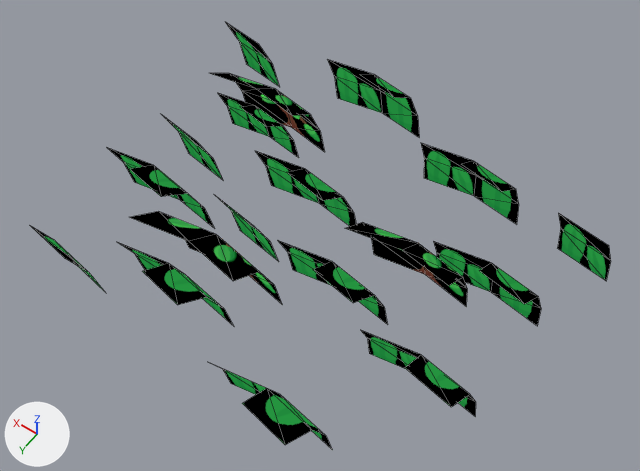
What one commit did to the glTF model scenes/levels/assets/grass/src/grass_2.gltf.
Before and after are seen from a 50 mm camera at (-1.23, 1.82, 2.94) aimed at (0.03, 0.06, 0.17). Lighting does not change. The marker at lower left points along +X, +Y and +Z. Mesh edges are drawn as thin lines. Vertices at the same position are counted once.

Objects in the first picture: 'Grass2Mesh'.
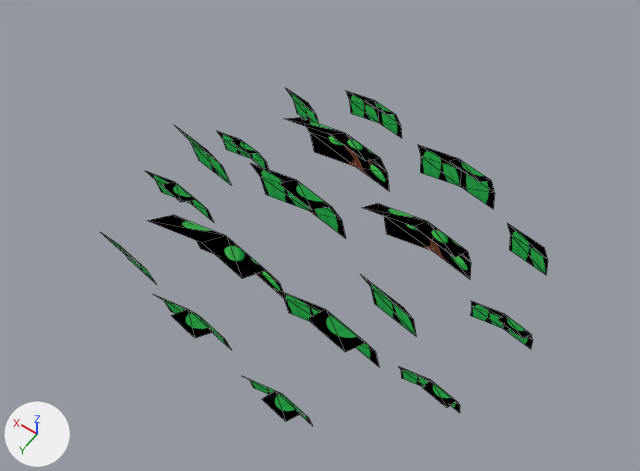
What changed in the scene script:
```text
Change me_grass2mesh_001:
    remove me_grass2mesh_001.from_pydata(...)  # 176 vertices, 156 faces; spans x -0.97..1.07, y -0.83..0.93, z -0.05..0.41
    add me_grass2mesh_001.from_pydata(...)  # 176 vertices, 156 faces; spans x -0.87..0.83, y -0.77..0.8, z -0.04..0.38
    me_grass2mesh_001 part 1: the loose piece of 11 vertices spanning x -0.36..0.1, y 0.11..0.37, z -0.02..0.39 is scaled about its middle by 0.922, then moved by (-0.09, 0.17, -0.01)
    me_grass2mesh_001 part 2: the loose piece of 11 vertices spanning x -0.83..-0.37, y 0.26..0.52, z -0.02..0.39 is scaled about its middle by 0.546, then moved by (-0.05, -0.02, -0.09)
    me_grass2mesh_001 part 3: the loose piece of 11 vertices spanning x 0.13..0.59, y 0.46..0.73, z -0.02..0.39 is scaled about its middle by 0.666, then moved by (-0.14, 0.06, -0.07)
    me_grass2mesh_001 part 4: the loose piece of 11 vertices spanning x -0.48..-0.02, y 0.66..0.93, z -0.02..0.39 is scaled about its middle by 0.59, then moved by (0.01, -0.07, -0.08)
    me_grass2mesh_001 part 5: the loose piece of 11 vertices spanning x 0.08..0.54, y -0.83..-0.57, z -0.02..0.39 is scaled about its middle by 0.617, then moved by (-0.03, 0.01, -0.08)
    me_grass2mesh_001 part 6: the loose piece of 11 vertices spanning x -0.53..-0.07, y -0.64..-0.37, z -0.02..0.39 is scaled about its middle by 0.799, then moved by (0.07, -0.04, -0.04)
    me_grass2mesh_001 part 7: the loose piece of 11 vertices spanning x 0.46..0.85, y -0.41..-0.19, z -0.03..0.31 is scaled about its middle by 0.654, then moved by (-0.02, 0.12, -0.06)
    me_grass2mesh_001 part 8: the loose piece of 11 vertices spanning x -0.84..-0.38, y -0.23..0.04, z -0.02..0.39 is scaled about its middle by 0.577, then moved by (-0.13, 0.07, -0.09)
    me_grass2mesh_001 part 9: the loose piece of 11 vertices spanning x 0.5..0.96, y 0.13..0.4, z -0.02..0.39 is scaled about its middle by 0.651, then moved by (-0.06, -0.06, -0.07)
    me_grass2mesh_001 part 10: the loose piece of 11 vertices spanning x 0.0..0.46, y -0.21..0.06, z -0.02..0.39 is scaled about its middle by 0.922, then moved by (0.0, 0.05, -0.01)
    me_grass2mesh_001 part 11: the loose piece of 6 vertices spanning x 0.18..0.43, y 0.11..0.25, z -0.02..0.3 is scaled about its middle by 0.922, then moved by (-0.66, -0.03, -0.01)
    me_grass2mesh_001 part 12: the loose piece of 6 vertices spanning x 0.65..0.9, y 0.64..0.78, z -0.02..0.3 is scaled about the mesh origin by 0.782
    me_grass2mesh_001 part 13: the loose piece of 6 vertices spanning x 0.65..0.9, y -0.1..0.03, z -0.02..0.3 is scaled about the mesh origin by 0.922
    me_grass2mesh_001 part 14: the loose piece of 6 vertices spanning x 0.81..1.07, y -0.73..-0.6, z -0.02..0.3 is scaled about its middle by 0.643, then moved by (-0.38, 0.11, -0.05)
    me_grass2mesh_001 part 15: the loose piece of 6 vertices spanning x -0.97..-0.71, y -0.59..-0.45, z -0.02..0.3 is scaled about the mesh origin by 0.782
    me_grass2mesh_001 part 16: 24 of 176 vertices moved; they spanned x -0.56..0.54, y -0.15..0.55, z -0.05..0.41 and now span x -0.51..0.5, y -0.27..0.51, z -0.04..0.38; mean shift (0.01, -0.08, -0.02); largest move (-0.56, 0.12, 0.39) -> (-0.32, -0.06, 0.36)
    me_grass2mesh_001 part 17: 12 of 176 vertices moved; they spanned x 0.38..0.82, y -0.51..-0.24, z -0.02..0.39 and now span x 0.01..0.42, y -0.48..-0.23, z -0.02..0.36; mean shift (-0.39, 0.02, -0.02); largest move (0.82, -0.24, 0.39) -> (0.42, -0.34, 0.28)
    me_grass2mesh_001 part 18: 5 kept faces spanning x -0.51..0.5, y -0.38..0.51, z -0.02..0.38 get new texture (UV) coordinates
```

Where the change shows, as pixel boxes (x1, y1, x2, y2) in the pictures (640 x 471 px; the box of a moved part takes in the faces that stretch with it):
'Grass2Mesh', reshaped (23% narrower, 21% shorter)
    before: (31, 23, 611, 449)
    after: (103, 88, 548, 426)
part 1 of me_grass2mesh_001, moved or reshaped
    before: (277, 240, 388, 325)
    after: (275, 289, 379, 367)
part 2 of me_grass2mesh_001, moved or reshaped
    before: (361, 330, 476, 416)
    after: (399, 367, 460, 413)
part 3 of me_grass2mesh_001, moved or reshaped
    before: (119, 243, 233, 325)
    after: (153, 294, 231, 349)
part 4 of me_grass2mesh_001, moved or reshaped
    before: (217, 366, 332, 449)
    after: (247, 378, 313, 426)
part 5 of me_grass2mesh_001, moved or reshaped
    before: (327, 59, 419, 137)
    after: (346, 91, 402, 138)
part 6 of me_grass2mesh_001, moved or reshaped
    before: (421, 143, 519, 224)
    after: (418, 145, 495, 209)
part 7 of me_grass2mesh_001, moved or reshaped
    before: (218, 93, 298, 157)
    after: (217, 131, 269, 170)
part 8 of me_grass2mesh_001, moved or reshaped
    before: (433, 241, 541, 326)
    after: (470, 301, 533, 349)
part 9 of me_grass2mesh_001, moved or reshaped
    before: (108, 148, 215, 229)
    after: (146, 171, 214, 222)
part 10 of me_grass2mesh_001, moved or reshaped
    before: (256, 151, 356, 226)
    after: (250, 163, 346, 238)
part 11 of me_grass2mesh_001, moved or reshaped
    before: (215, 195, 279, 262)
    after: (360, 274, 416, 336)
part 12 of me_grass2mesh_001, moved or reshaped
    before: (31, 226, 104, 291)
    after: (103, 234, 155, 282)
part 13 of me_grass2mesh_001, moved or reshaped
    before: (161, 114, 223, 180)
    after: (177, 127, 231, 185)
part 14 of me_grass2mesh_001, moved or reshaped
    before: (226, 23, 280, 87)
    after: (286, 88, 319, 124)
part 15 of me_grass2mesh_001, moved or reshaped
    before: (557, 213, 611, 281)
    after: (507, 223, 548, 275)
part 16 of me_grass2mesh_001, moved or reshaped
    before: (129, 211, 467, 304)
    after: (147, 203, 471, 297)
part 17 of me_grass2mesh_001, moved or reshaped
    before: (210, 73, 325, 152)
    after: (286, 118, 389, 191)
part 18 of me_grass2mesh_001, surface changed
    before: (160, 212, 467, 306)
    after: (149, 221, 471, 279)
